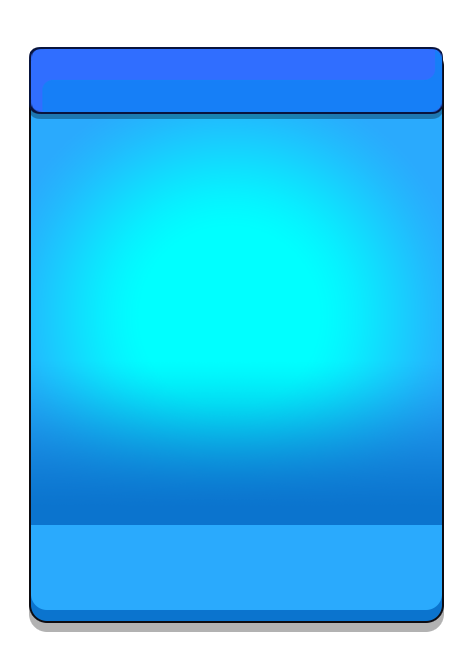
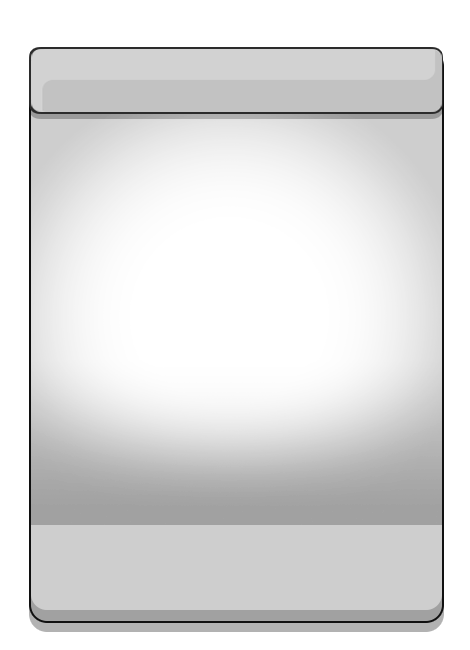
The second 470x650 image is a revision of the first. Changes to its layers:
removed group "1" (49 layers) over [29, 47, 444, 621]
removed group "CharacterLevelMax" (6 layers) from group "1" over [29, 47, 443, 150]
removed layer "bar copia" from group "CharacterLevelMax" over [31, 49, 442, 112]
removed group "bg" (1st of 4, in "1" › "CharacterLevelMax") (1 layers) from group "CharacterLevelMax" over [30, 48, 442, 113]
removed layer "bg" (2nd of 4, in "1" › "CharacterLevelMax" › "bg") from group "bg" over [30, 48, 442, 113]
removed group "frame" (6 layers) from group "1" over [29, 47, 444, 621]
removed layer "name_bg" from group "frame" over [31, 525, 442, 610]
removed layer "shadow" from group "frame" over [30, 360, 443, 544]
moved "glow" out of group "frame", painted on it, unmasked it over [29, 47, 444, 623]
removed layer "bg" (3rd of 4, in "1" › "frame") from group "frame" over [31, 50, 442, 610]
removed layer "bg" (4th of 4, in "1" › "frame") from group "frame" over [31, 50, 442, 621]
